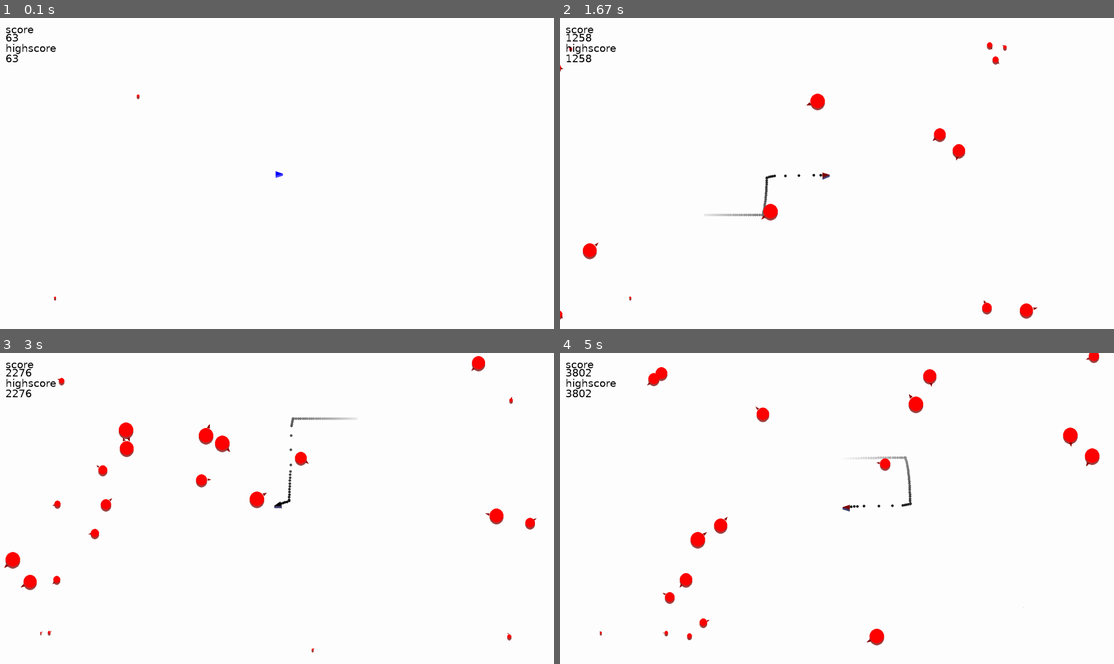
Above: before the commit, frames 1-4 (two rows, left to right).
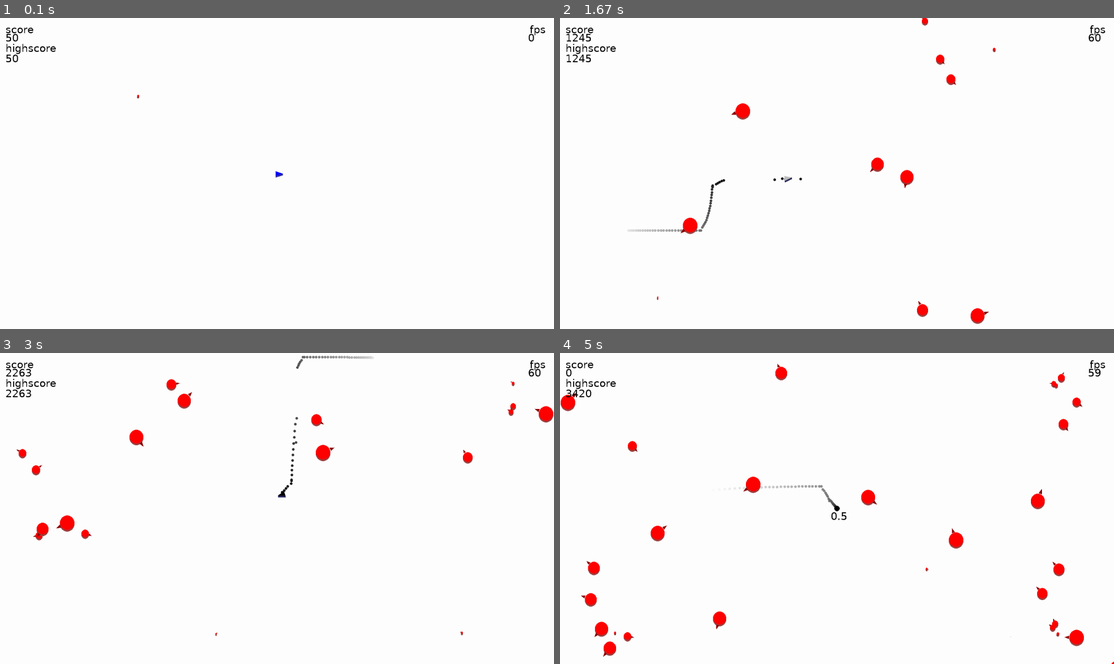
Above: after the commit, the same moments.

Repository: Helix128/PyGameTest
Game: pygame game, started from main.py
The game is run twice, just before and just after one commit, with the same random seed, the same clock (stepped at 60 frames per second) and the same inputs.
Inputs (mouse positions are in pixels of both pictures, inside the frame that each line leads up to):
- Up to frame 1 (0.1 s): no input
- Up to frame 2 (1.67 s): tap Space at 0.33, 0.73, 1.03, 1.23, 1.57 s; hold D 0.67-1.13 s; move the mouse to (1014, 164) at 0.7 s; hold W 1.17-1.47 s; move the mouse to (842, 195) at 1.2 s; hold D from 1.5 s (still down); move the mouse to (704, 176) at 1.53 s
- Up to frame 3 (3 s): tap Space at 1.87, 2.07, 2.37, 2.63, 2.97 s; release D at 1.97 s; hold A 2-2.53 s; move the mouse to (332, 576) at 2.03 s; hold S 2.57-2.87 s; move the mouse to (105, 580) at 2.6 s; hold A from 2.9 s (still down); move the mouse to (360, 399) at 2.93 s
- Up to frame 4 (5 s): tap Space at 3.27, 3.4, 3.8, 4.1, 4.47, 4.87 s; release A at 3.3 s; hold W 3.33-3.7 s; move the mouse to (1041, 617) at 3.37 s; hold D 3.73-4.37 s; move the mouse to (903, 536) at 3.77 s; hold S 4.4-4.77 s; move the mouse to (848, 402) at 4.43 s; hold A from 4.8 s (still down); move the mouse to (704, 446) at 4.83 s

The runs differ from the first frame. In frame 1, 0.1% of the frame differs, in the area x 1-99%, y 2-91%; in frame 2, 2.1%; in frame 3, 3.1%; in frame 4, 3.8%, in the area x 0-100%, y 0-100%.

Commit message:
Update main.py

Diff:
--- a/main.py
+++ b/main.py
@@ -70,21 +70,21 @@
 score = 0.0
 highscore = 0.0
 
-speed = 400.0
+speed = 550.0
 
 respawnTimer = -1.0
 
 velocity = pygame.Vector2(0,0)
 
 DEBUG_HITBOX = False
-
+fps = 0.0
 boostTimer = 2.0
 
 canBoost = True
 invulnerable = False
 
-light = pygame.Vector2(0,6)
-maxShadowIter = 6
+light = pygame.Vector2(0,5)
+maxShadowIter =5
 
 pygame.font.init()
 
@@ -129,13 +129,14 @@
     oldPos = pygame.Vector2(playerPos.x,playerPos.y)
     if respawnTimer<=0:
         color = pygame.color.Color(0,0,0,255)
-        shadowColor = pygame.color.Color(65,65,110,255)
+        shadowColor = pygame.color.Color(45,45,95,255)
         if invulnerable:
-            color.r = 127
-            color.a= 2
+            color.r = 190
+            color.b = 190
+            color.g = 190
         elif canBoost and boostTimer>=1:
             color.b = 255
-            shadowColor.b = 255
+            shadowColor.b = 166
 
         shadowIter = 0
         while shadowIter<maxShadowIter:
@@ -155,7 +156,7 @@
         if keys[pygame.K_d]:
             playerPos.x += speed * deltaTime
         if keys[pygame.K_SPACE] and len(velocity)!=0 and canBoost and boostTimer>=1:
-            speed*=8
+            speed*=16
             canBoost = False
             invulnerable = True
             boostTimer=0
@@ -164,8 +165,8 @@
         screen.blit(resText,(center.x-18,center.y+5))
         respawnTimer-=deltaTime
         pygame.draw.circle(screen, "black", center, (respawnTimer)*16)
-    if boostTimer>=0.05 and canBoost==False:
-        speed/=8
+    if boostTimer>=0.025 and canBoost==False:
+        speed/=16
         canBoost = True
     if boostTimer>=0.25 and invulnerable:
         invulnerable=False
@@ -214,7 +215,7 @@
             pygame.draw.circle(screen,pygame.color.Color(160,65,65,255),(epos.x,epos.y)+light*shadowIter/maxShadowIter,escale*0.6)
 
         pygame.draw.circle(screen,"red",epos,escale*0.6)
-        points = rotate_triangle((epos.x,epos.y)+directions[i].normalize()*escale*0.7, escale/8, epos+directions[i]*100)
+        points = rotate_triangle((epos.x,epos.y)+directions[i].normalize()*escale*0.7, escale/7, epos+directions[i]*100)
         pygame.draw.polygon(screen, "darkred", points)
         if lifetime[i]>5:
             directions.pop(i)
@@ -225,14 +226,14 @@
 
 
 
-    deltaTime = clock.tick(144) / 1000
+
 
 
     spawnTimer+=deltaTime
     gameTimer+=deltaTime
 
-    if spawnTimer>0.05:
-        spawnTimer=0
+    while spawnTimer>0.05:
+        spawnTimer-=0.05
         pos = playerPos+center+pygame.Vector2(screen.get_width()/2.5*([-1,1][random.randrange(2)]),screen.get_height()/2.5*([-1,1][random.randrange(2)]))-velocity*15
         enemies.append(pos)
         npos = pos
@@ -254,6 +255,16 @@
     screen.blit(hscoreLabel,(16,70))
     hscoreTxt = font.render(str(int(highscore)), False, (0,0,0))
     screen.blit(hscoreTxt,(16,100))
+
+    deltaTime = clock.tick(0) / 1000
+    curfps = clock.get_fps()
+    if abs(curfps-fps)>5:
+        fps=curfps
+    fps = lerp(fps,curfps,deltaTime*0.25)
+    fpstext = font.render(str(min(int(fps),999)), False, (0,0,0))
+    screen.blit(fpstext,(screen.get_width()-75,40))
+    fpslabel = font.render("fps", False, (0,0,0))
+    screen.blit(fpslabel,(screen.get_width()-70,16))
     pygame.display.flip()
 
 pygame.quit()
